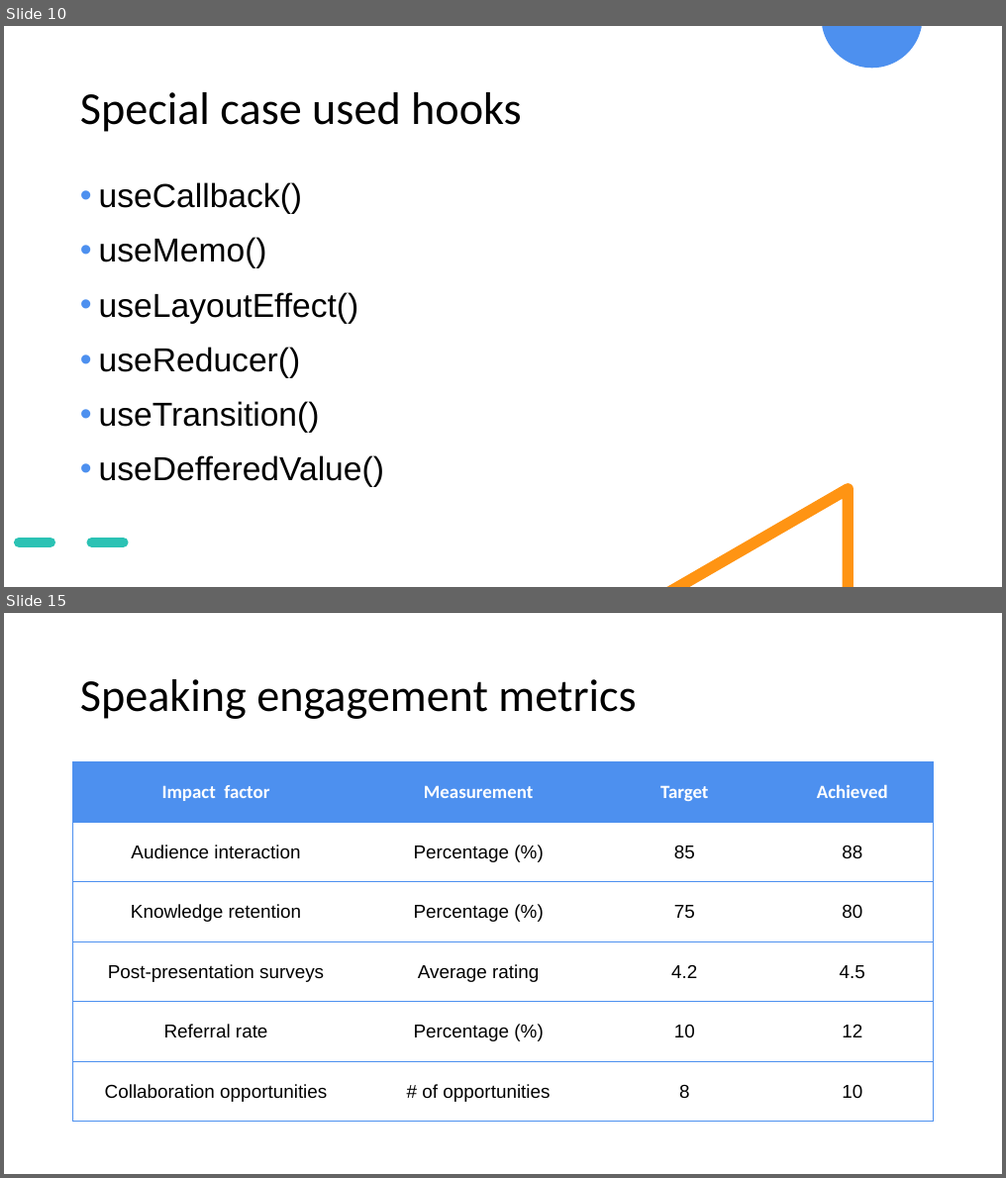
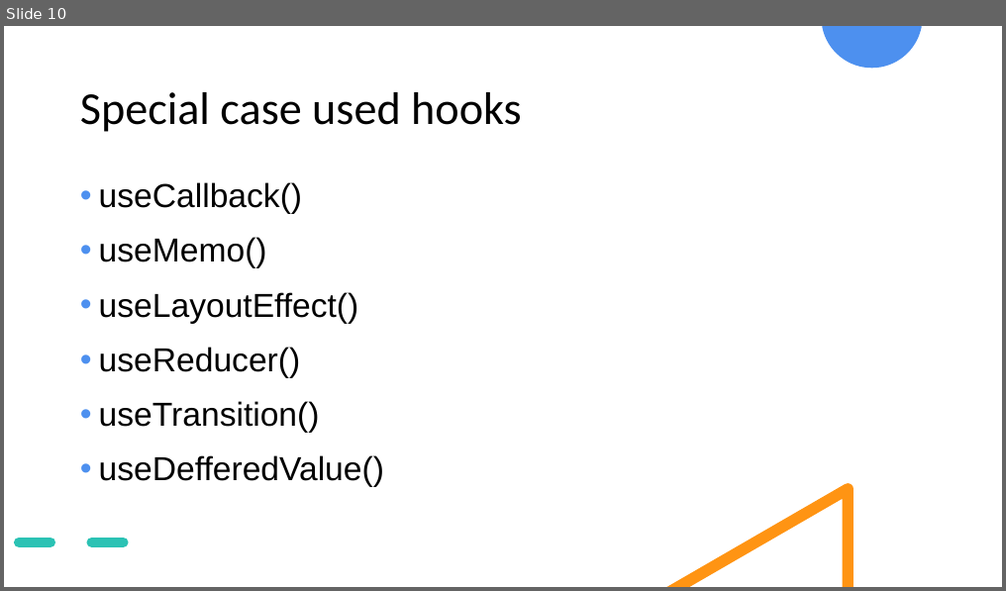
Before and after one commit to ompateldeveloper/learn-react-hooks, a slide deck: React & Hooks.pptx. Shown one above the other, each under a label of ours: slides 10 and 15 before the commit, slide 10 after it; the slides between them are not shown. The pictures are 1006x1178 and 1006x591 pixels, drawn with LibreOffice and Linux fonts; fonts in the diff are those of the drawing. Boxes give left, top, right and bottom in pixels: in the first picture for what was removed or moved away, otherwise in the second. Text is boxed around its words. In the diff, an @@ line names an element or a change of style, - is before the commit and + after.

```diff
--- a/React & Hooks.pptx
+++ b/React & Hooks.pptx
@@ slide 15 removed at (4, 613, 1002, 1174), background #FFFFFF @@
@@ title removed at (80, 679, 636, 719) @@
-Speaking engagement metrics
@@ table removed at (73, 762, 933, 1122), 6 rows, 4 columns @@
-Impact factor | Measurement | Target | Achieved
-Audience interaction | Percentage (%) | 85 | 88
-Knowledge retention | Percentage (%) | 75 | 80
-Post-presentation surveys | Average rating | 4.2 | 4.5
-Referral rate | Percentage (%) | 10 | 12
-Collaboration opportunities | # of opportunities | 8 | 10
```
Also in this commit, not shown: 1 slide changed, 8 slides added, 4 other slides removed, 8 other files.
